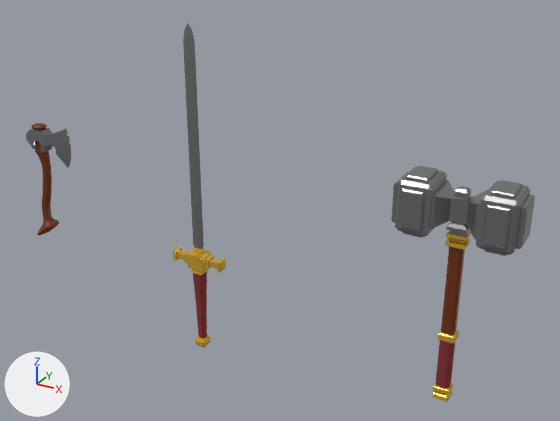
The FBX model HomeWorkUnity/Assets/HomeWork24Weapons.fbx, before and after one commit.
The view is the same before and after, from a camera (50 mm lens) standing at (41.0, -27.0, 28.6) and looking at (25.6, 0.8, 14.7). Arrows for +X, +Y and +Z are at lower left; the lights stay in place. Where no turn or scale is listed for an object, it has been applied to the vertices.

Objects in the first picture: 'Axe', 'AxeHead', 'Hammer', 'Sword'.
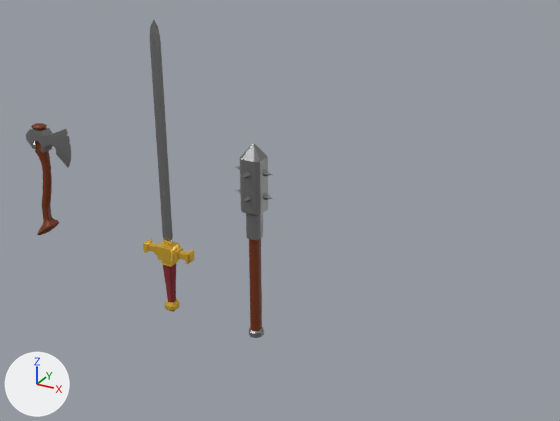
Commit message: Final changes of HomeWork24

Edits to the bpy script that builds the scene:
```text
Change me_cube_007:
    where me_cube_007.from_pydata(...)  # 344 vertices, 684 faces; spans x -1.4..1.4, y -0.4..0.4, z -2.9..13.1
    used by ob_sword; location = (21.7, 0.0, 9.72)
    me_cube_007 part 1: all 12 vertices in x -0.3..0.3, y -0.3..0.3, z 0.5 are moved by (0.0, 0.0, 0.3)
    me_cube_007 part 2: all 12 vertices in x -0.2..0.2, y -0.2..0.2, z -0.5 are moved by (0.0, 0.0, 0.7)
    me_cube_007 part 3: all 12 vertices in x -0.2..0.2, y -0.2..0.2, z -1.6 are moved by (0.0, 0.0, 1.2)
    me_cube_007 part 4: all 69 vertices in x -0.3..0.3, y -0.3..0.3, z -2.9..-2.4 are moved by (0.0, 0.0, 1.5)
Add me_cube_005_1:
    me_cube_005_1.from_pydata(...)  # 149 vertices, 222 faces; spans x -0.96..0.94, y -0.94..0.94, z -1.65..7.95
    # faces by material slot: [18, 204]
    me_cube_005_1.materials.append(mat_brawn)  # brown #722d00
    me_cube_005_1.materials.append(mat_gunmetal)  # grey #8f8f8f
Remove ob_hammer:
    ob_hammer = bpy.data.objects.new('Hammer', me_cube_008)
    ob_hammer.location = (33.95, -0.02, 10.59)
Change ob_sword:
    ob_sword.location: (21.7, 0.0, 9.72) -> (19.92, 0.0, 9.72)
Add ob_mase:
    ob_mase = bpy.data.objects.new('Mase', me_cube_005_1)
    ob_mase.location = (24.81, 0.0, 10.05)
```

Pixel boxes (x1, y1, x2, y2) of what changed, in the pictures (560 x 421 px; the box of a moved part takes in the faces that stretch with it):
'Hammer', deleted
    before: (391, 166, 535, 402)
    faces in mat_gunmetal (grey #8f8f8f): (391, 166, 535, 256)
    faces in mat_brawn (brown #722d00): (441, 246, 465, 335)
    faces in mat_goldinserts (yellow #e7bb3c): (432, 230, 471, 402)
    faces in mat_redhandle (red #872a30): (436, 341, 455, 389)
'Sword', reshaped, moved (10% shorter)
    before: (173, 24, 226, 347)
    after: (143, 20, 194, 312)
'Mase', added
    after: (236, 143, 273, 338)
    faces in mat_gunmetal (grey #8f8f8f): (236, 143, 273, 338)
    faces in mat_brawn (brown #722d00): (249, 239, 262, 331)
part 1 of me_cube_007, moved or reshaped
    before: (193, 272, 207, 289)
    after: (163, 264, 176, 275)
part 2 of me_cube_007, moved or reshaped
    before: (194, 285, 207, 307)
    after: (164, 273, 176, 286)
part 3 of me_cube_007, moved or reshaped
    before: (196, 304, 207, 338)
    after: (166, 284, 176, 302)
part 4 of me_cube_007, moved or reshaped
    before: (195, 335, 210, 347)
    after: (165, 299, 180, 312)
